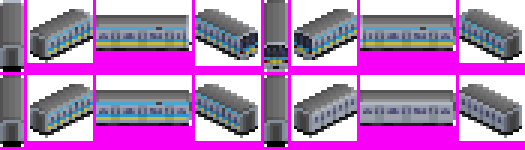
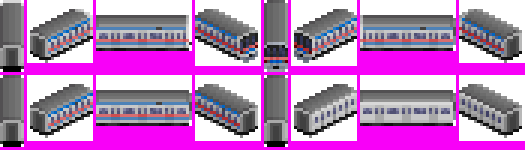
Before/after of a 525px x 150px layered artwork. What changed in the layer stack:
added layer "3400" above "keisei" over [237, 30, 315, 57]
showed "keisei" over [48, 18, 504, 129]
painted on "3", unmasked it over [237, 30, 315, 63]
painted on "body" over [0, 0, 522, 141]
